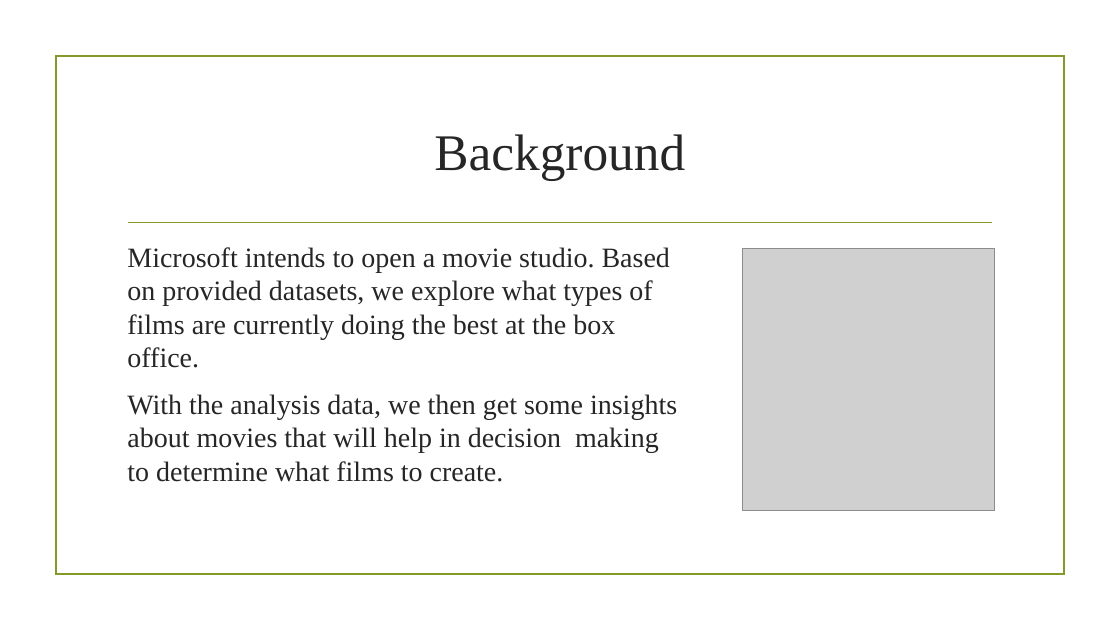
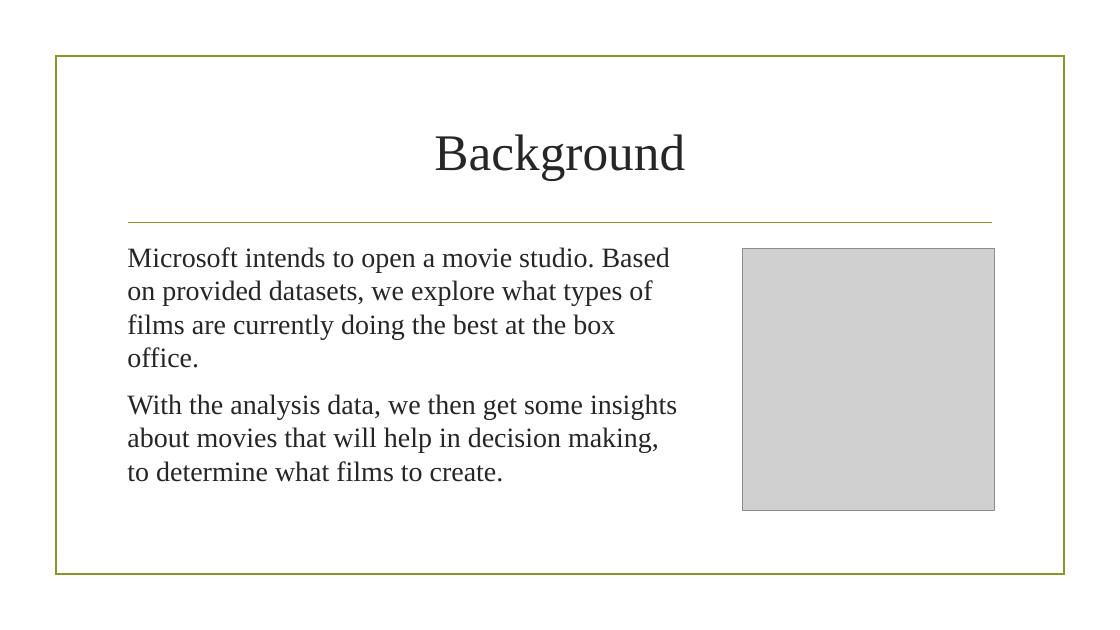
Before and after one commit to S-Kagwi/dsc-phase-1-project-v2-4, a slide deck: slide 2 of Presentation.pptx. Drawn at 1120x630 pixels with LibreOffice and Linux fonts; fonts in the diff are those of the drawing; grey boxes stand for pictures; background and template pictures are left out. Boxes give left, top, right and bottom in pixels: in the first picture for what was removed or moved away, otherwise in the second. Text is boxed around its words. In the diff, an @@ line names an element or a change of style, - is before the commit and + after.

```diff
--- a/Presentation.pptx
+++ b/Presentation.pptx
@@ text at (x1=127, y1=394, x2=677, y2=482): text changed @@
-With the analysis data, we then get some insights about movies that will help in decision making to determine what films to create.
+With the analysis data, we then get some insights about movies that will help in decision making, to determine what films to create.
```
Also in this commit, not shown: 2 other slides changed, 5 other files.
